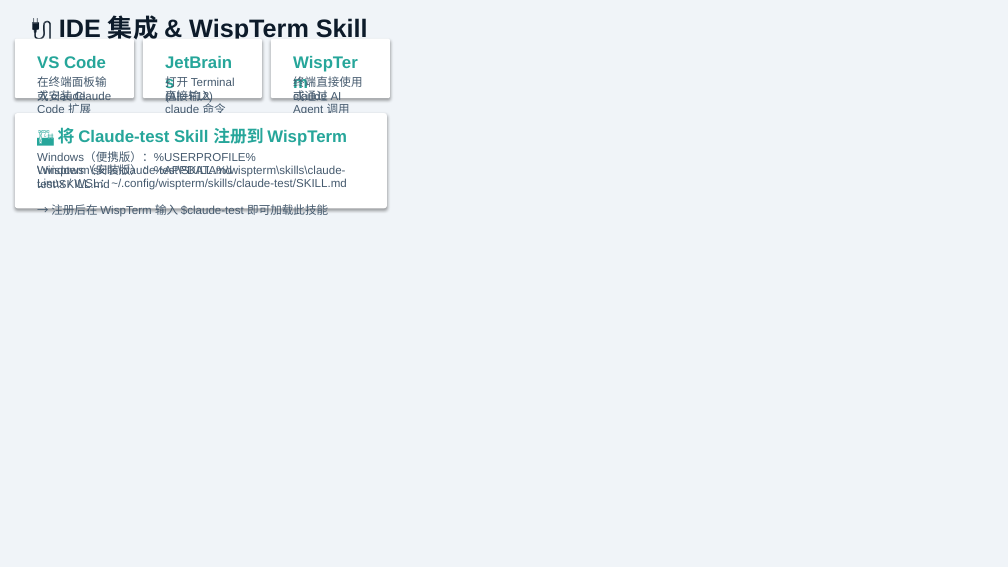
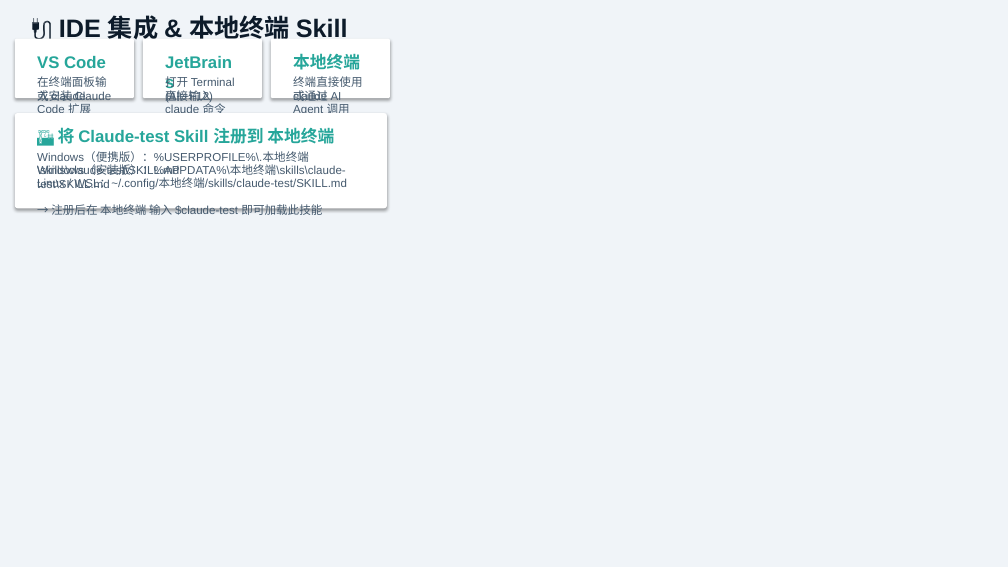
Before and after one commit to ZhaoLabs-SJTU/Claude-test, a slide deck: slide 22 of Claude_Code_从零到精通_完全指南.pptx. Drawn at 1008x567 pixels with LibreOffice and Linux fonts; fonts in the diff are those of the drawing. Boxes give left, top, right and bottom in pixels: in the first picture for what was removed or moved away, otherwise in the second. Text is boxed around its words. In the diff, an @@ line names an element or a change of style, - is before the commit and + after.

```diff
--- a/Claude_Code_从零到精通_完全指南.pptx
+++ b/Claude_Code_从零到精通_完全指南.pptx
@@ text at (x1=31, y1=15, x2=348, y2=68): text changed @@
-🔌 IDE 集成 & WispTerm Skill 注册
+🔌 IDE 集成 & 本地终端 Skill 注册
@@ text at (x1=293, y1=53, x2=360, y2=70): text changed @@
-WispTerm
+本地终端
@@ text at (x1=58, y1=127, x2=334, y2=144): text changed @@
-🏗️ 将 Claude-test Skill 注册到 WispTerm
+🏗️ 将 Claude-test Skill 注册到 本地终端
@@ text at (x1=37, y1=152, x2=309, y2=188): text changed @@
-Windows（便携版）：%USERPROFILE%\.wispterm\skills\claude-test\SKILL.md
+Windows（便携版）：%USERPROFILE%\.本地终端\skills\claude-test\SKILL.md
@@ text at (x1=37, y1=165, x2=346, y2=178): text changed @@
-Windows（安装版）：%APPDATA%\wispterm\skills\claude-test\SKILL.md
+Windows（安装版）：%APPDATA%\本地终端\skills\claude-test\SKILL.md
@@ text at (x1=37, y1=178, x2=347, y2=190): text changed @@
-Linux / WSL：~/.config/wispterm/skills/claude-test/SKILL.md
+Linux / WSL：~/.config/本地终端/skills/claude-test/SKILL.md
@@ text at (x1=51, y1=204, x2=322, y2=215): text changed @@
-→ 注册后在 WispTerm 输入 $claude-test 即可加载此技能
+→ 注册后在 本地终端 输入 $claude-test 即可加载此技能
```
Also in this commit, not shown: 2 other slides changed.
